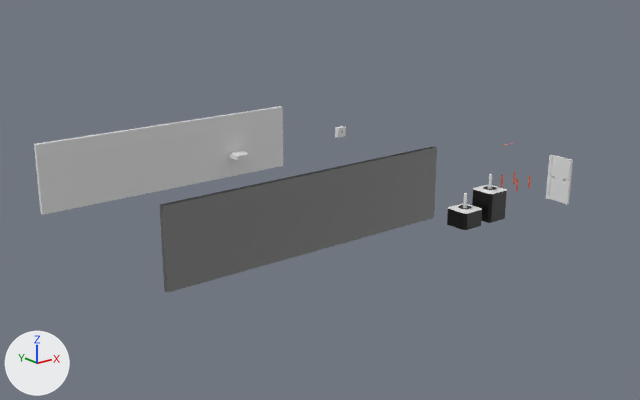
A saved change to the Blender file projects/Cat toy 1/assembly/model.blend.
One viewpoint serves both versions: a 50 mm camera at (-853.0, -1367.0, 417.0) aimed at (-9.0, -311.0, -6.0). The axes (+X, +Y, +Z) are drawn at lower left. The lights are the same throughout.
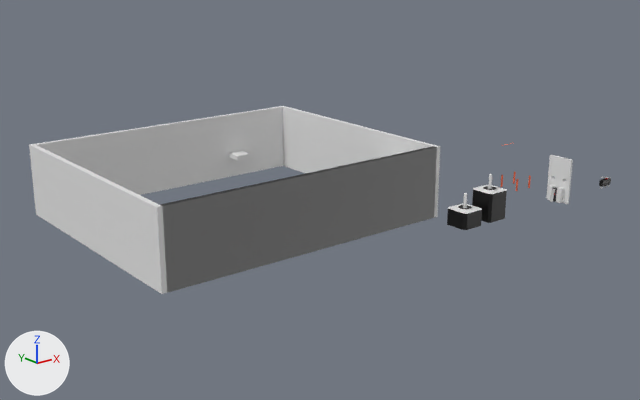
Where the newer file only moved an object's origin or applied its transform, the numbers keep the older frame.

Changed parts and their boxes [x1, y1, x2, y2] in the pictures (640 x 400 px):
```json
{"object": "Cube.013", "change": "shown", "after": [29, 144, 167, 294]}
{"object": "Cube.012", "change": "shown", "after": [281, 106, 440, 218]}
{"object": "Cube.016", "change": "added", "after": [599, 177, 611, 189]}
{"object": "Cube.018", "change": "added", "after": [550, 188, 557, 202]}
```

The change, as JSON lines over the scene's bpy script:
```json
{"op": "add", "block": "mat_maroon", "code": ["mat_maroon = principled_material('Maroon')", "mat_maroon.base_color = (0.677, 0.0373, 0.0408)  # red #d73639"]}
{"op": "add", "block": "me_cube_019", "code": ["me_cube_019 = bpy.data.meshes.new('Cube.019')", "me_cube_019.from_pydata(...)  # 388 vertices, 212 faces; spans x -1.0..1.0, y -1.0..1.0, z -1.89..2.13", "# faces by material slot: [74, 132, 6]", "me_cube_019.materials.append(mat_black)  # black #000000", "me_cube_019.materials.append(mat_metal)  # light grey #c2c2c2", "me_cube_019.materials.append(mat_maroon)  # red #d73639"]}
{"op": "add", "block": "me_cube_016", "code": ["me_cube_016 = bpy.data.meshes.new('Cube.016')", "me_cube_016.from_pydata(...)  # 388 vertices, 212 faces; spans x -1.0..1.0, y -1.0..1.0, z -1.89..2.13", "# faces by material slot: [74, 132, 6]", "me_cube_016.materials.append(mat_black)  # black #000000", "me_cube_016.materials.append(mat_metal)  # light grey #c2c2c2", "me_cube_016.materials.append(mat_maroon)  # red #d73639"]}
{"op": "remove", "block": "ob_cube_012", "code": "ob_cube_012.hide_set(True)"}
{"op": "remove", "block": "ob_cube_013", "code": "ob_cube_013.hide_set(True)"}
{"op": "add", "block": "ob_cube_016", "code": ["ob_cube_016 = bpy.data.objects.new('Cube.016', me_cube_019)", "ob_cube_016.location = (280.0, -634.0, 45.0)", "ob_cube_016.scale = (10.0, 3.0, 4.5)"]}
{"op": "add", "block": "ob_cube_018", "code": ["ob_cube_018 = bpy.data.objects.new('Cube.018', me_cube_016)", "ob_cube_018.location = (248.0, -570.0, 16.0)", "ob_cube_018.rotation_euler = (0.0, -1.571, 0.0)  # degrees (0, -90, 0)", "ob_cube_018.scale = (10.0, 3.0, 4.5)"]}
```
